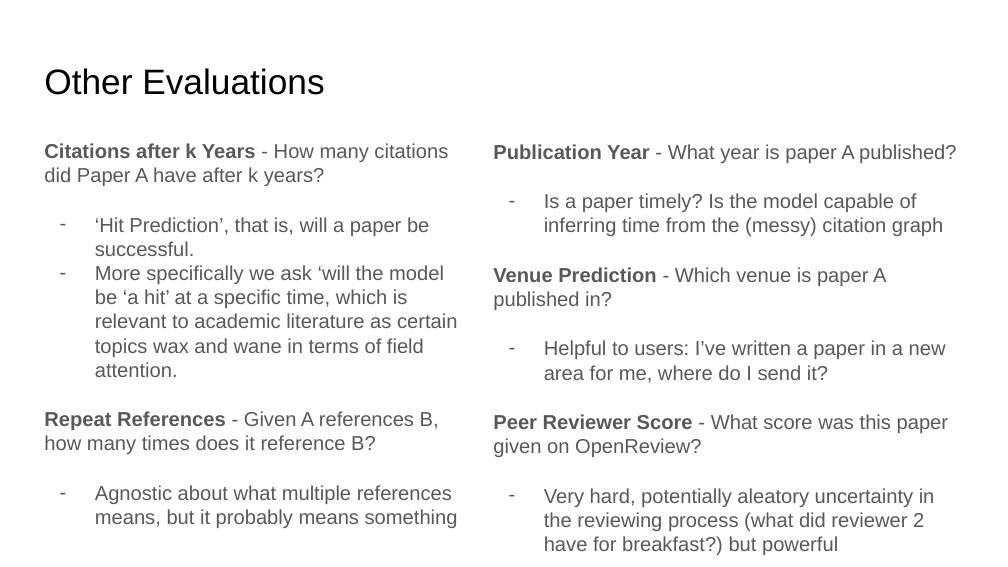
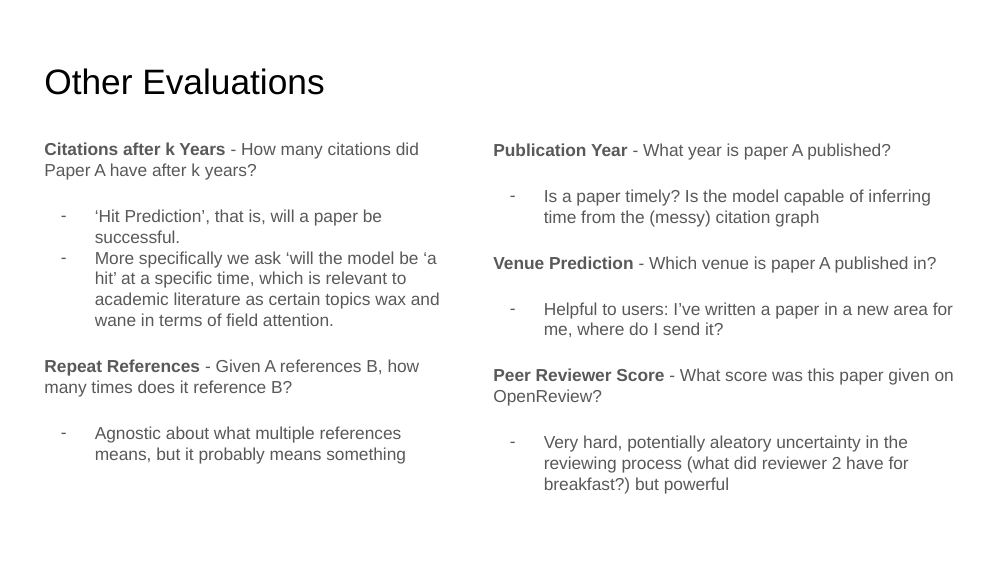
Before and after one commit to kwchurch/JSALT_Better_Together, a slide deck: slide 21 of slides/July5/July 5 Ken + Eval Team.pptx. Drawn at 1008x567 pixels with LibreOffice and Linux fonts; fonts in the diff are those of the drawing. Boxes give left, top, right and bottom in pixels: in the first picture for what was removed or moved away, otherwise in the second. Text is boxed around its words. In the diff, an @@ line names an element or a change of style, - is before the commit and + after.

Commit message:
Fix text on July 5 update slides
Thanks to Ken for reporting

```diff
--- a/slides/July5/July 5 Ken + Eval Team.pptx
+++ b/slides/July5/July 5 Ken + Eval Team.pptx
@@ text "Citations after k Years - ..." at bbox=[44, 142, 440, 463]: size 14.4 to 12.4 pt; indent changed @@
@@ text "Publication Year - What year ..." at bbox=[493, 143, 954, 494]: size 14.4 to 12.4 pt; indent changed @@
```
Also in this commit, not shown: 1 other slide changed.
